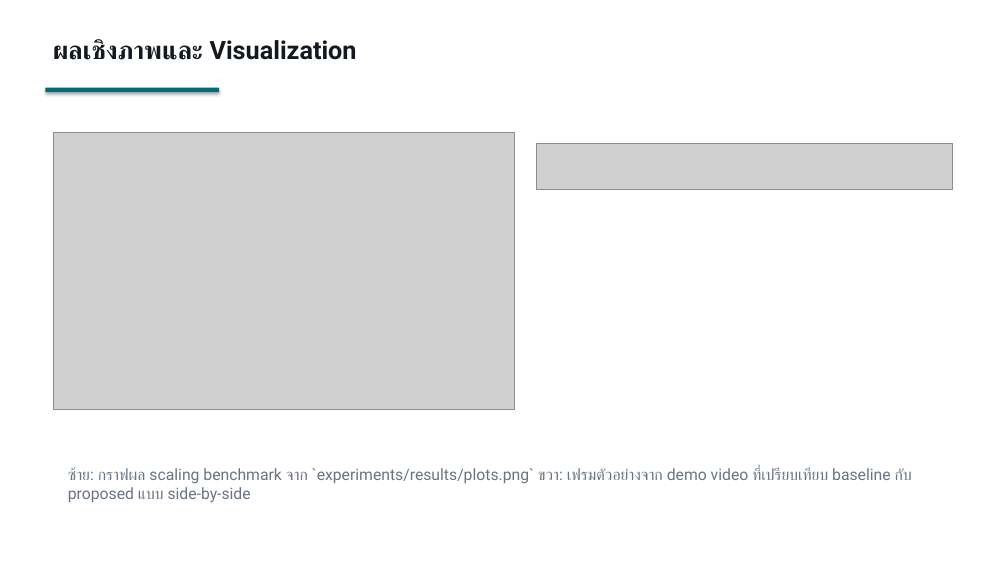
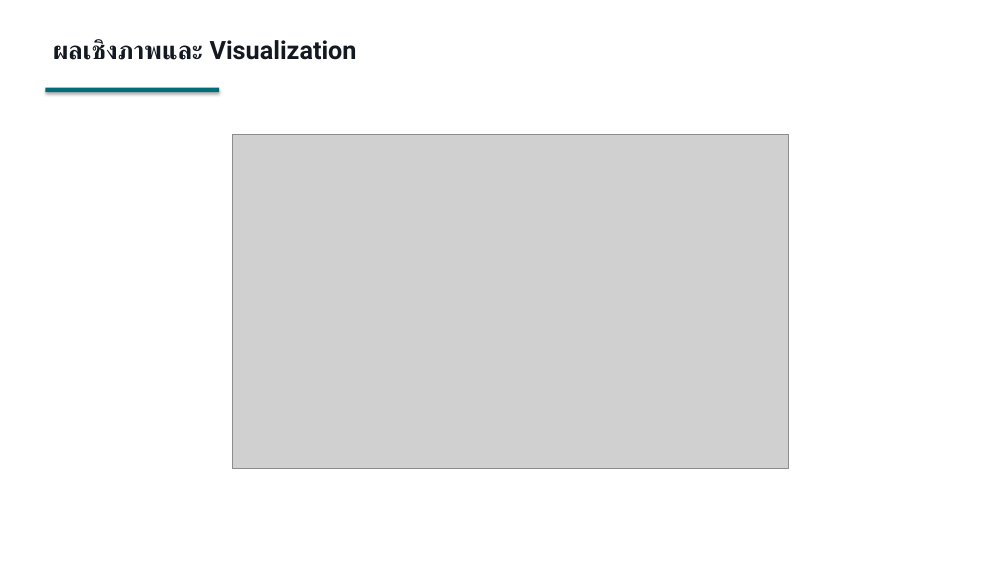
Before and after one commit to thipbadee/computer-animation-project-, a slide deck: slide 10 of report/presentation.pptx. Drawn at 1008x567 pixels with LibreOffice and Linux fonts; fonts in the diff are those of the drawing; grey boxes stand for pictures. Boxes give left, top, right and bottom in pixels: in the first picture for what was removed or moved away, otherwise in the second. Text is boxed around its words. In the diff, an @@ line names an element or a change of style, - is before the commit and + after.

```diff
--- a/report/presentation.pptx
+++ b/report/presentation.pptx
@@ picture removed at (53,132,514,409) @@
@@ picture added at (232,135,788,468) @@
@@ picture removed at (537,144,953,190) @@
@@ text removed at (68,467,912,503) @@
-ซ้าย: กราฟผล scaling benchmark จาก `experiments/results/plots.png` ขวา: เฟรมตัวอย่างจาก demo video ที่เปรียบเทียบ baseline กับ proposed แบบ side-by-side
```
Also in this commit, not shown: 3 other slides changed, 1 other file.
